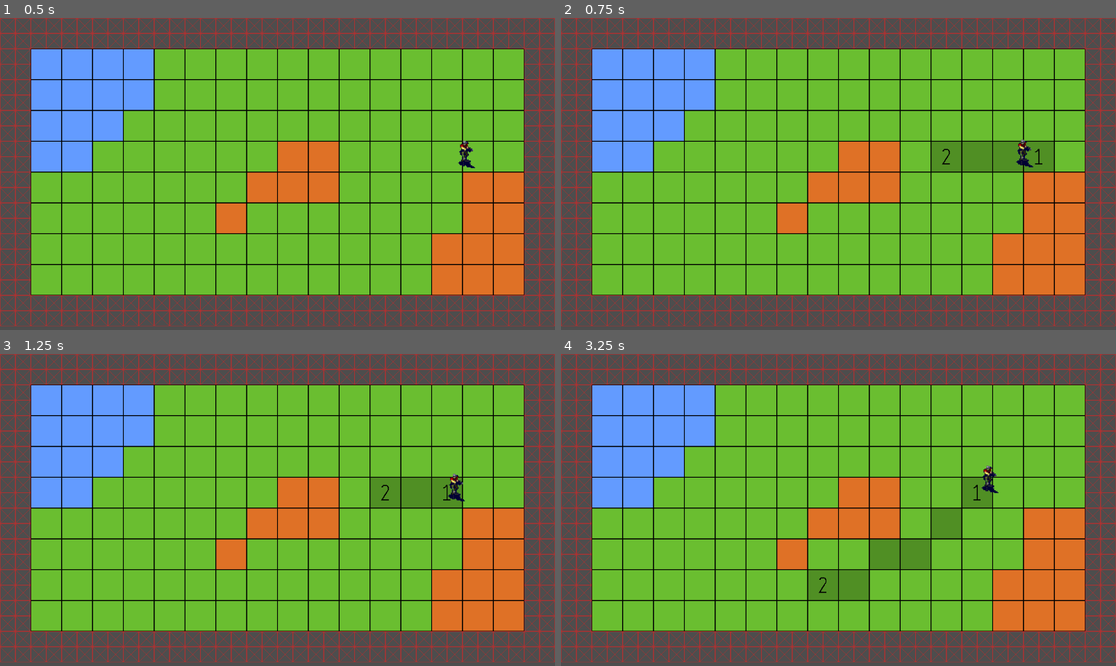
Above: before the commit, frames 1-4 (two rows, left to right).
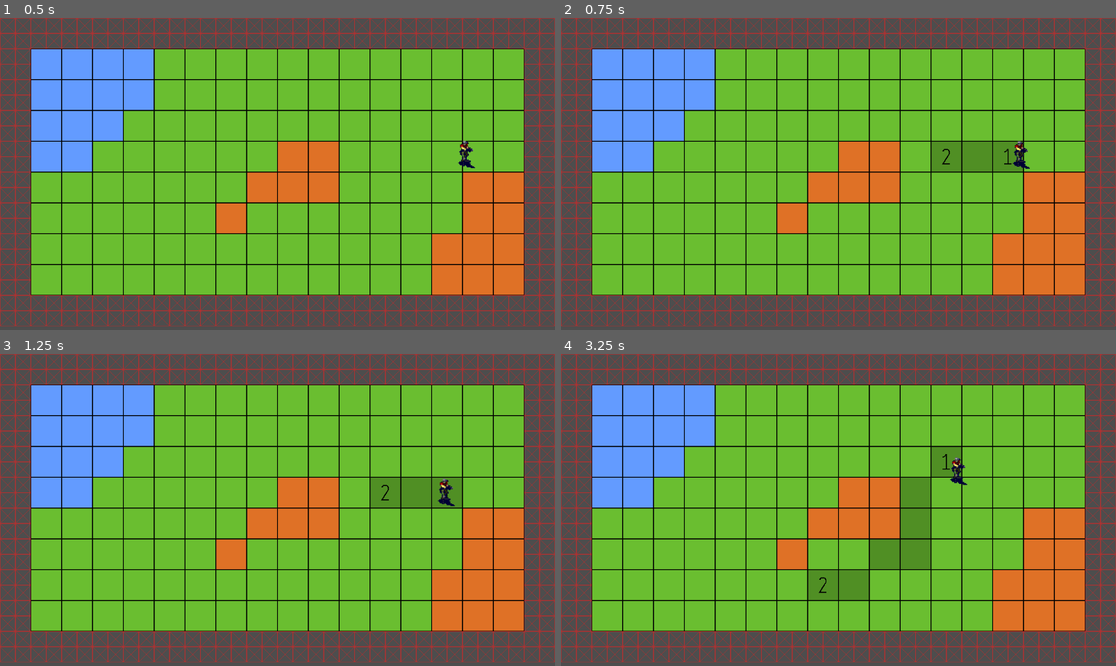
Above: after the commit, the same moments.

Repository: minkezhang/godot-experiments
Game: Godot game, scene res://scenes/world/world.tscn
The game is run twice, just before and just after one commit, with the same random seed, the same clock (stepped at 60 frames per second) and the same inputs.
Inputs (mouse positions are in pixels of both pictures, inside the frame that each line leads up to):
- Up to frame 1 (0.5 s): no input
- Up to frame 2 (0.75 s): tap Enter (ui_accept) at 0.5, 0.6 s; move the mouse to (960, 158) at 0.52 s
- Up to frame 3 (1.25 s): tap Enter (ui_accept) at 0.77, 1.07 s
- Up to frame 4 (3.25 s): move the mouse to (727, 525) at 1.27 s; tap Enter (ui_accept) at 1.35, 1.52, 1.82, 2.1, 2.85, 3.02 s; move the mouse to (894, 441) at 2.02 s; move the mouse to (810, 572) at 2.77 s

Frame 1 is identical in both runs. In frame 2, 0.7% of the frame differs, in the area x 79-89%, y 38-50%; in frame 3, 0.3%; in frame 4, 2.7%, in the area x 61-79%, y 29-60%.

Commit message:
Implement grid-based movement with some bugs

Diff:
--- a/godot-pathfinding/scenes/gi/gi.gd
+++ b/godot-pathfinding/scenes/gi/gi.gd
@@ -6,7 +6,7 @@
 func _ready():
 	motion_mode = MOTION_MODE_FLOATING
 
-const SPEED = 30.0
+const SPEED = 60.0
 const JUMP_VELOCITY = -400.0
 
 func cancel_path():
@@ -14,9 +14,13 @@
 	]
 
 func set_path(p: Array):
-	_path = p
-	_path.reverse()
-	_path.pop_back()
+	var _p = Array(p)
+	_p.reverse()  # Current position is last in the stack.
+	_p.pop_back() # Get next cell destination.
+	if not _path.is_empty():
+		_p.append_array([_path[-1]]) # Ensure agent is in the correct cell position.
+	_path = _p
+	print("_path: ", _path)
 
 func _physics_process(delta):
 	if not _path.is_empty():
@@ -28,4 +32,4 @@
 			set_velocity(Vector2i(0, 0))
 		else:
 			set_velocity(velocity)
-		move_and_slide()
+	move_and_slide()
--- a/godot-pathfinding/scenes/world/world.gd
+++ b/godot-pathfinding/scenes/world/world.gd
@@ -5,8 +5,8 @@
 func _process(_delta):
 	if Input.is_action_just_pressed("ui_cancel"):
 		$Map/GI.cancel_path()
-		for n in $Highlight.get_used_cells(0):
-			$Highlight.erase_cell(0, n)
+		for n in $Map/Highlight.get_used_cells(0):
+			$Map/Highlight.erase_cell(0, n)
 
 	if Input.is_action_just_pressed("ui_accept"):
 		var mpos = get_global_mouse_position()
@@ -23,33 +23,14 @@
 			$Map/Highlight.set_cell(0, Vector2i(n.x, n.y), 0, Vector2i(0, 0))
 		$Map/Highlight.set_cell(0, source, 0, Vector2i(1, 0))
 		$Map/Highlight.set_cell(0, target, 0, Vector2i(2, 0))
-		$Map/GI.set_path(path)
 
-
-"""
-# Called every frame. 'delta' is the elapsed time since the previous frame.
-func _process(delta):
-	if Input.is_action_just_pressed("ui_accept"):
-		$Map/GI/NavigationAgent2D.target_position = $Map/Base.map_to_local(
-			$Map/Base.local_to_map(
-				$Map/Base.to_local(get_global_mouse_position())
+		var _path = []
+		for p in path:
+			_path.append_array(
+				[Vector3i(
+					$Map/Base.map_to_local(Vector2i(p.x, p.y)).x,
+					$Map/Base.map_to_local(Vector2i(p.x, p.y)).y,
+					p.z,
+				)]
 			)
-		)
-
-func _physics_process(delta):
-	var tile_position = $Map/Base.map_to_local(
-		$Map/Base.local_to_map(
-			$Map/Base.to_local($Map/GI/NavigationAgent2D.get_next_path_position())
-		)
-	)
-	var speed = 30
-	var velocity = (tile_position - $Map/GI.position).normalized() * speed
-
-	# Reduce end-state jitter.
-	if (velocity * delta).length() >= (tile_position - $Map/GI.position).length():
-		$Map/GI.position = tile_position
-		print("JITTER")
-	else:
-		$Map/GI.set_velocity(velocity)
-		$Map/GI.move_and_slide()
-"""
+		$Map/GI.set_path(_path)
